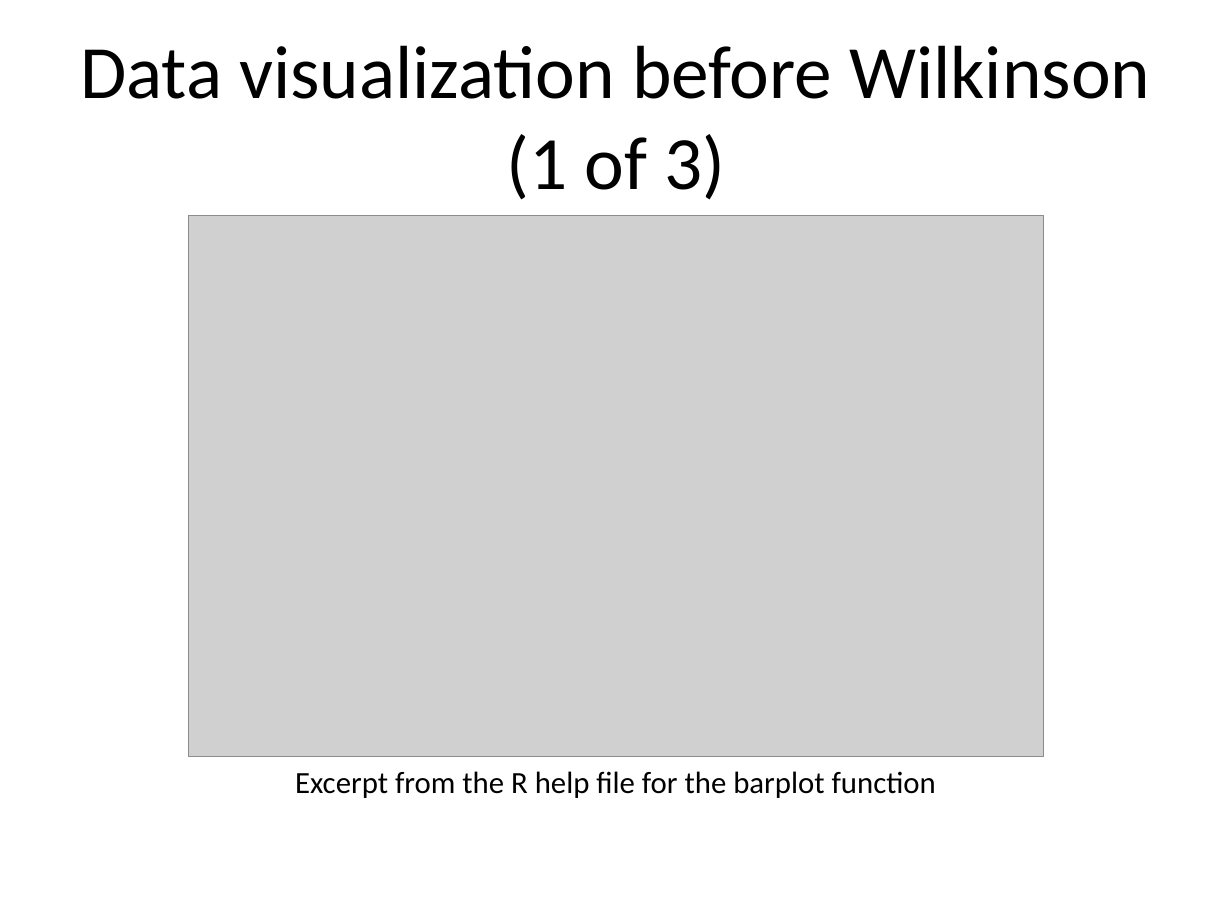
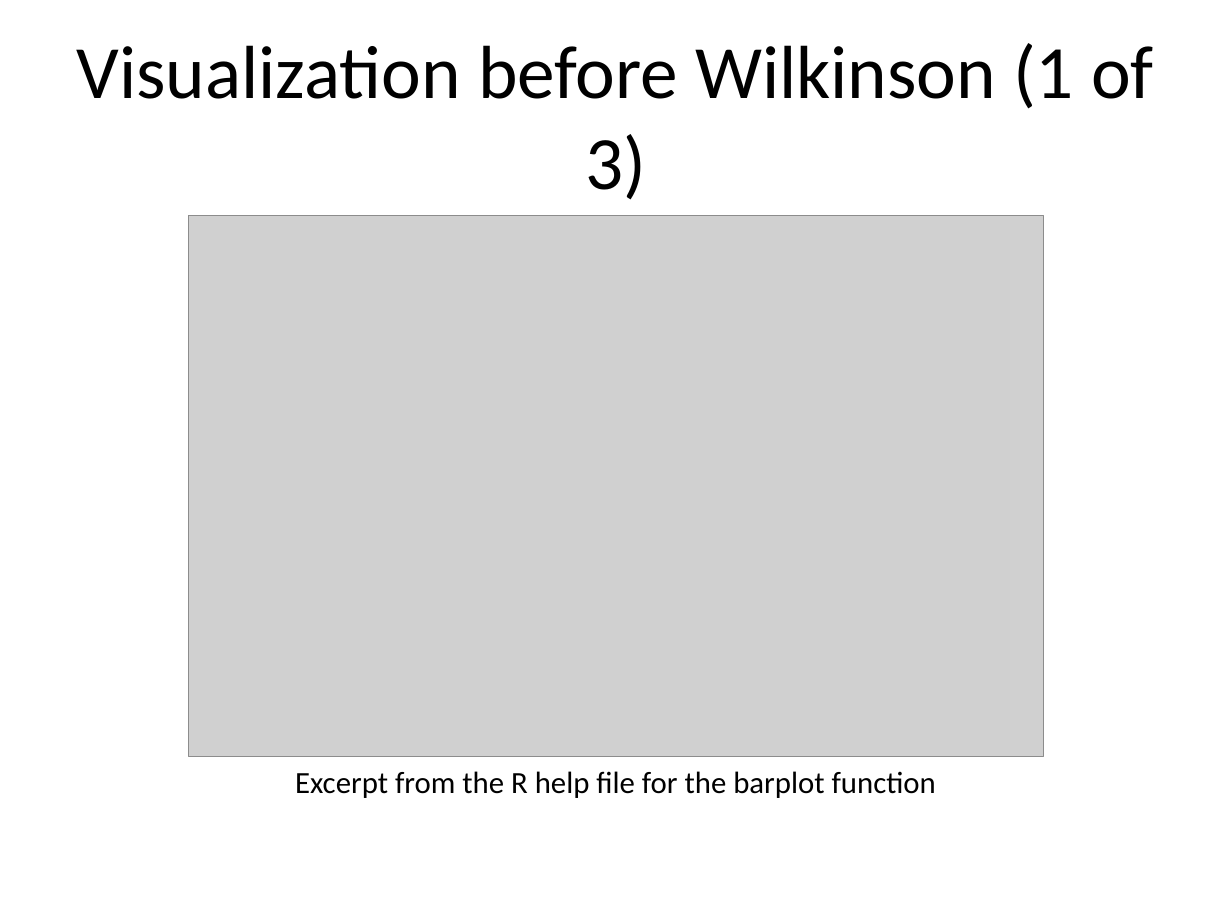
Before and after one commit to pmean/data-visualization, a slide deck: slide 17 of src/data-visualization.pptx (slide 14 before the commit). Drawn at 1232x924 pixels with LibreOffice and Linux fonts; fonts in the diff are those of the drawing; grey boxes stand for pictures. Boxes give left, top, right and bottom in pixels: in the first picture for what was removed or moved away, otherwise in the second. Text is boxed around its words. In the diff, an @@ line names an element or a change of style, - is before the commit and + after.

```diff
--- a/src/data-visualization.pptx
+++ b/src/data-visualization.pptx
@@ title at [77, 43, 1154, 200]: text changed @@
-Data visualization before Wilkinson (1 of 3)
+Visualization before Wilkinson (1 of 3)
```
Also in this commit, not shown: 2 other slides changed, 15 slides added, 4 other files.
